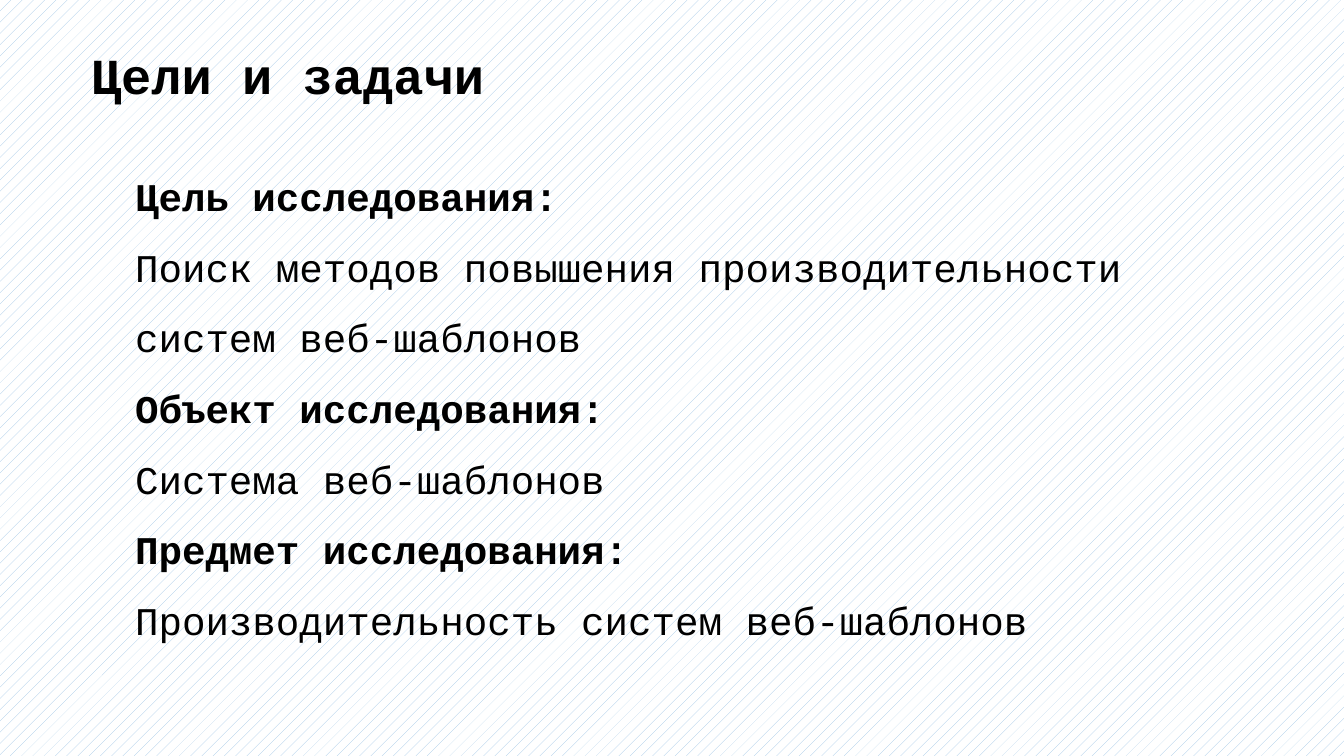
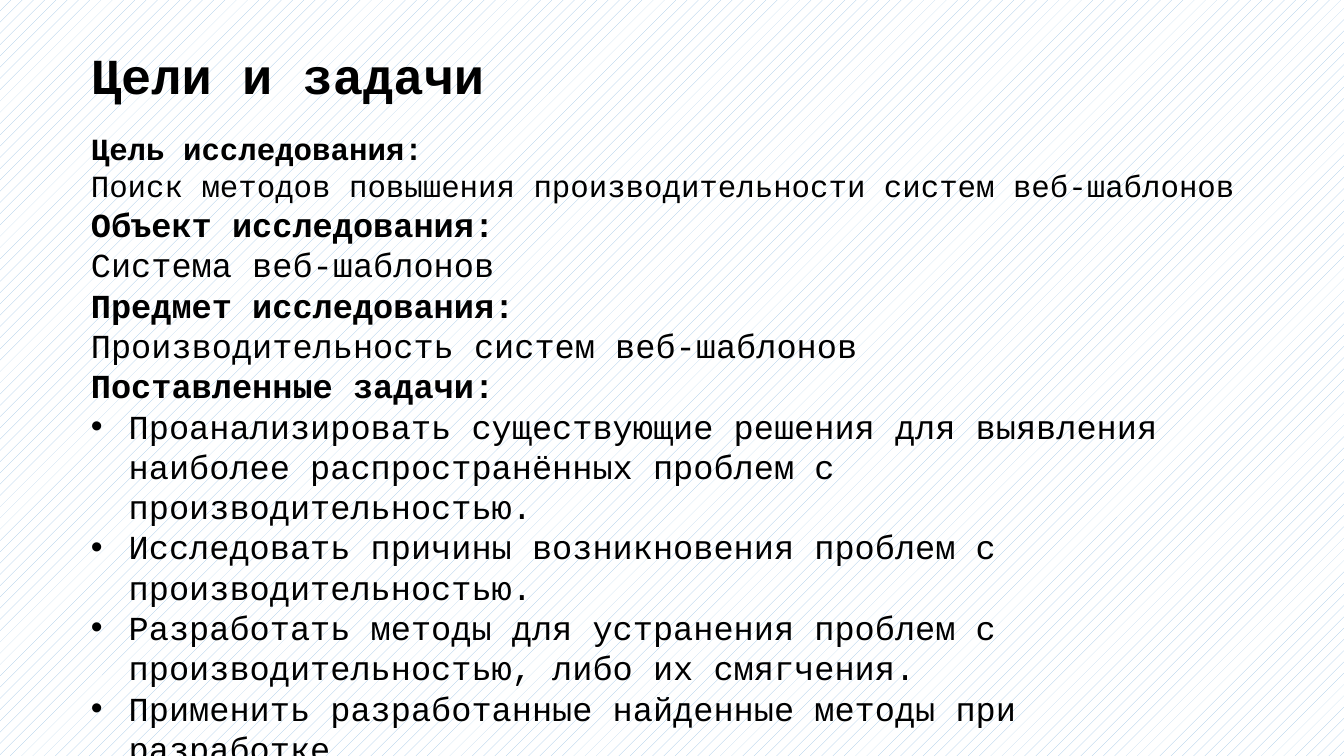
Before and after one commit to bobs4462/tachyon, a slide deck: slide 3 of docs/Презентация ВКР.pptx. Drawn at 1344x756 pixels with LibreOffice and Linux fonts; fonts in the diff are those of the drawing. Boxes give left, top, right and bottom in pixels: in the first picture for what was removed or moved away, otherwise in the second. Text is boxed around its words. In the diff, an @@ line names an element or a change of style, - is before the commit and + after.

```diff
--- a/docs/Презентация ВКР.pptx
+++ b/docs/Презентация ВКР.pptx
@@ text "Цель исследования:": place and size @@
-text "Цель исследования:" at (135, 183, 1122, 646)
+text "Цель исследования:" at (91, 138, 1234, 730)
@@ text at (91, 138, 1234, 367): size 28 to 22 pt in "Цель исследования:", "Поиск методов повышения производительности систем веб-шаблон ..."; size 28 to 24 pt in "Объект исследования:", "Система веб-шаблонов", "Предмет исследования:", "Производительность систем веб-шаблонов"; line spacing 1.5 to 1 @@
@@ text at (91, 374, 1158, 730): paragraphs added @@
+Поставленные задачи:
+• Проанализировать существующие решения для выявления наиболее распространённых проблем с производительностью.
+• Исследовать причины возникновения проблем с производительностью.
+• Разработать методы для устранения проблем с производительностью, либо их смягчения.
+• Применить разработанные найденные методы при разработке.
```
Also in this commit, not shown: 3 other slides changed, 2 slides removed, 1 other file.
